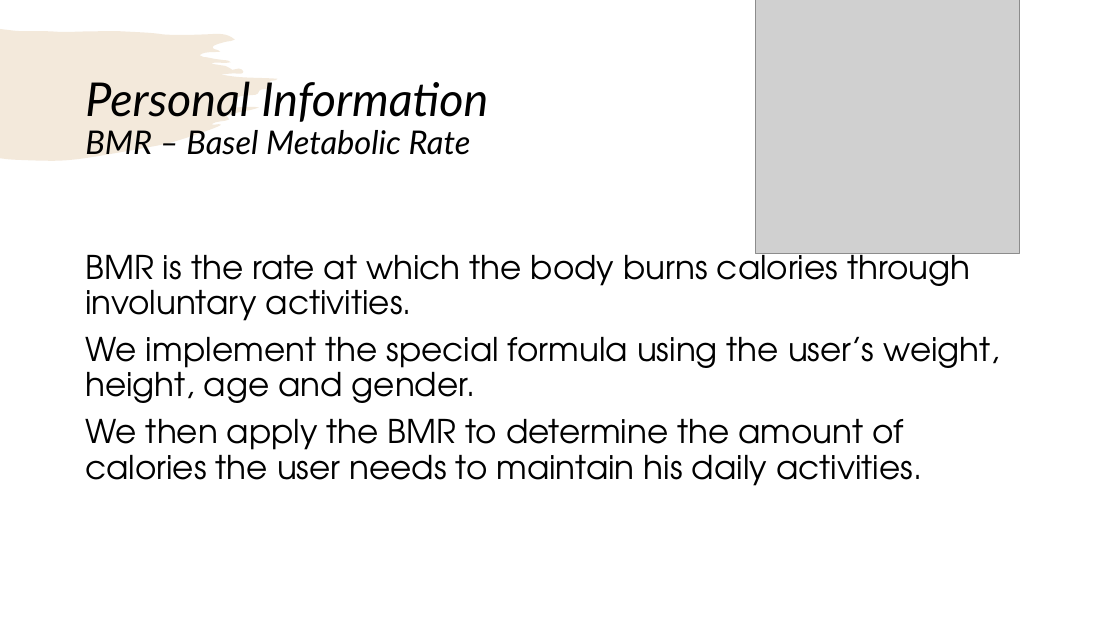
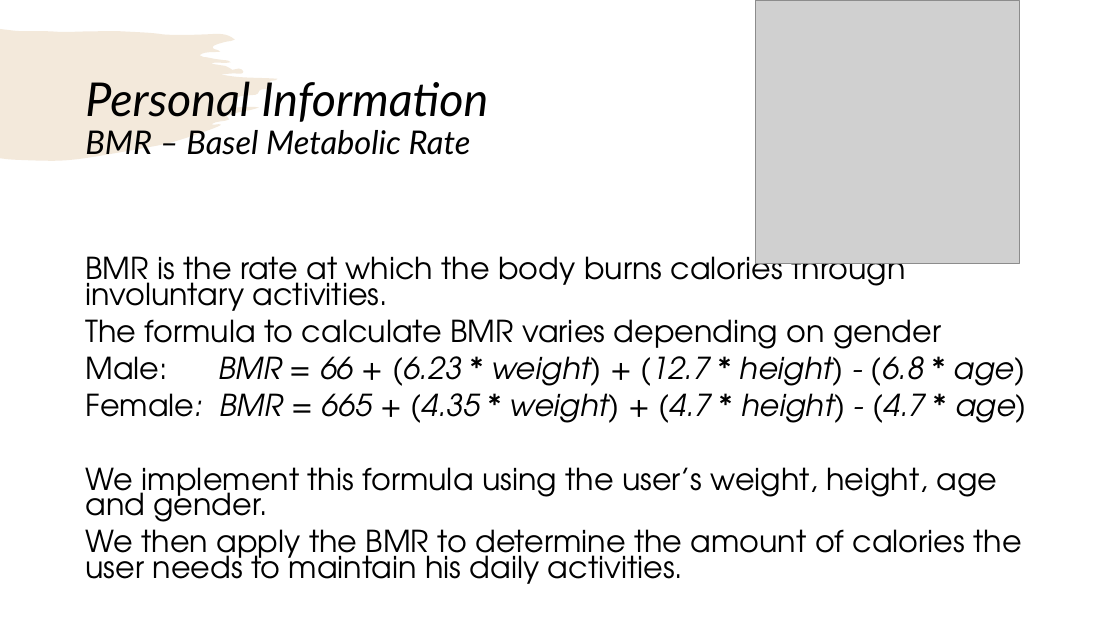
Before and after one commit to alizapeikes/CalorieCounter, a slide deck: slide 7 of About Calorie Counter.pptx. Drawn at 1120x630 pixels with LibreOffice and Linux fonts; fonts in the diff are those of the drawing; grey boxes stand for pictures. Boxes give left, top, right and bottom in pixels: in the first picture for what was removed or moved away, otherwise in the second. Text is boxed around its words. In the diff, an @@ line names an element or a change of style, - is before the commit and + after.

```diff
--- a/About Calorie Counter.pptx
+++ b/About Calorie Counter.pptx
@@ picture: place and size @@
-picture at box(756, 0, 1019, 254)
+picture at box(756, 0, 1019, 263)
@@ text at box(85, 248, 1022, 584): size 28 to 25.9 pt in "BMR is the rate at which the ...", "We then apply the BMR to determine ..."; line spacing 0.9 to 0.7 @@
@@ text at box(85, 319, 1027, 530): text changed; size 28 to 25.9 pt @@
-We implement the special formula using the user’s weight, height, age and gender.
+The formula to calculate BMR varies depending on gender
+Male: BMR = 66 + (6.23 * weight) + (12.7 * height) - (6.8 * age)
+Female: BMR = 665 + (4.35 * weight) + (4.7 * height) - (4.7 * age)
+We implement this formula using the user’s weight, height, age and gender.
```
Also in this commit, not shown: 3 other slides changed, 1 slide added.
